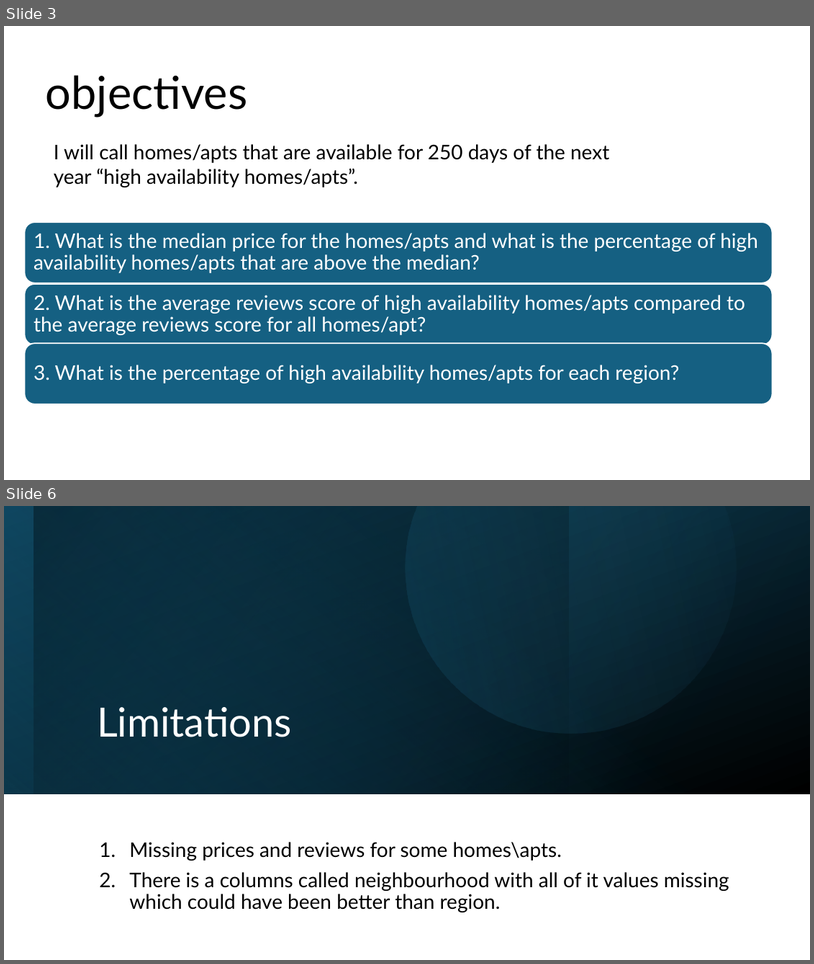
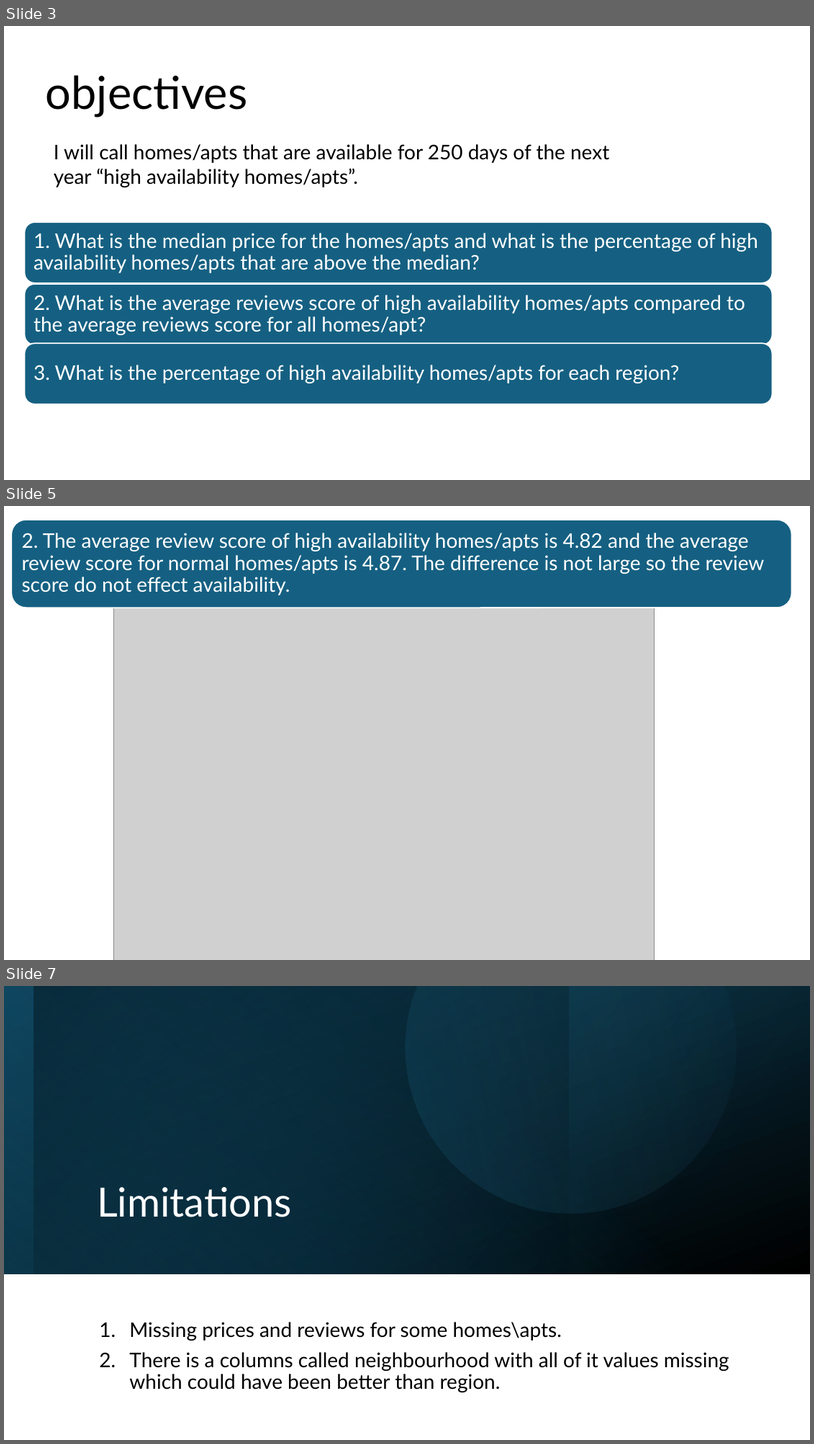
Before and after one commit to 0Murtadha/test-git, a slide deck: New Zealand airbnb dataset.pptx. Shown one above the other, each under a label of ours: slides 3 and 6 before the commit, slides 3, 5 and 7 after it; the slides between them are not shown. The pictures are 814x964 and 814x1444 pixels, drawn with LibreOffice and Linux fonts; fonts in the diff are those of the drawing; grey boxes stand for pictures. Boxes give left, top, right and bottom in pixels: in the first picture for what was removed or moved away, otherwise in the second. Text is boxed around its words. In the diff, an @@ line names an element or a change of style, - is before the commit and + after.

```diff
--- a/New Zealand airbnb dataset.pptx
+++ b/New Zealand airbnb dataset.pptx
@@ slide 5 added at [4, 506, 810, 960], background #FFFFFF @@
@@ rounded rectangle added at [11, 519, 792, 608], fill #156082, outline #FFFFFF 1.5 pt @@
@@ text added at [22, 533, 765, 595], 24 pt, text #FFFFFF @@
+2. The average review score of high availability homes/apts is 4.82 and the average review score for normal homes/apts is 4.87. The difference is not large so the review score do not effect availability.
@@ picture added at [113, 585, 654, 960] @@
@@ what was slide 6 is now slide 7 @@
```
Also in this commit, not shown: 1 slide changed, 1 other slide added, 1 slide removed, 4 other files.
